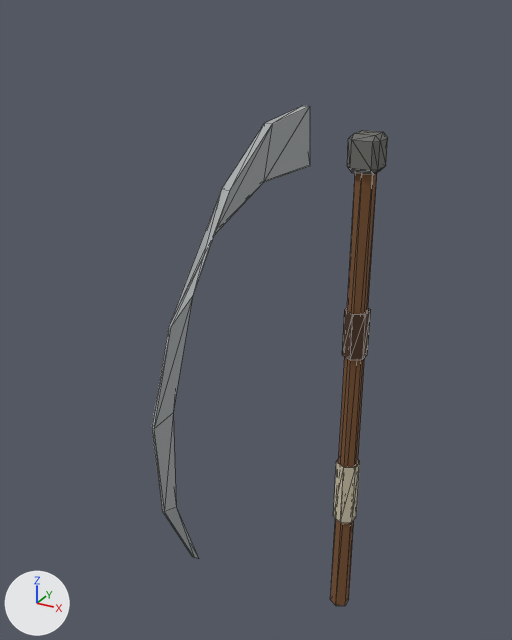
The glTF model frontend/public/zumbi/models/foice.glb as it was, and as the next commit left it.
Rendered twice from a 50 mm lens placed at (0.451, -1.239, 1.009), pointed at (-0.077, -0.279, 0.529). The lights are fixed; the arrows at lower left show +X, +Y and +Z. The first picture is the older version. Mesh edges are drawn as thin lines. Vertices at exactly the same position are counted once.

Names of what the first picture shows: 'foice.001'.
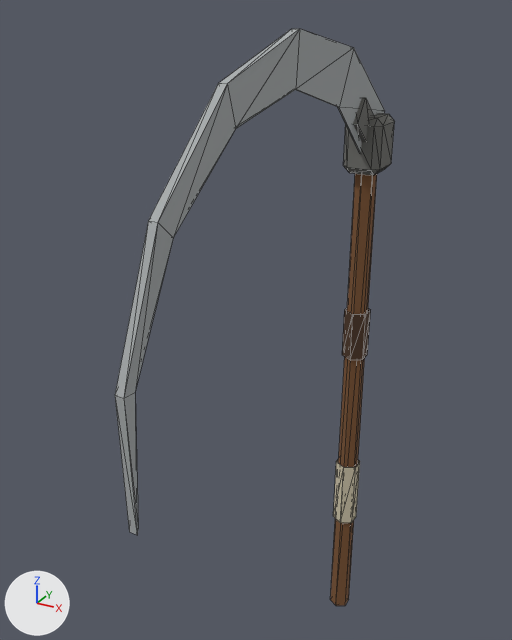
Where the change shows, as pixel boxes [x1, y1, x2, y2] in the pictures (512 x 640 px):
'foice.001', reshaped (19% wider, 15% taller): before [152, 106, 388, 606]; after [115, 29, 395, 606]
part 1 of me_foice_malha, rebuilt (70% wider, 12% taller): before [152, 106, 310, 558]; after [115, 29, 385, 535]
part 2 of me_foice_malha, rebuilt (26% wider, 37% taller): before [347, 130, 388, 175]; after [343, 113, 395, 175]
part 3 of me_foice_malha, added: after [353, 98, 374, 142]

The change, as a diff of the scene's bpy script:
```diff
--- a/frontend/public/zumbi/models/foice.glb.py
+++ b/frontend/public/zumbi/models/foice.glb.py
@@ me_foice_malha @@
 # used by ob_foice_001; location = (0.0, 0.0, 0.0)
 # verts and faces of me_foice_malha; kept vertices keep their numbers, new ones are numbered from 88
-me_foice_malha.from_pydata(...)  # 88 vertices, 140 faces; spans x -0.03..0.03, y -0.672..0.03, z -0.3..0.88
+me_foice_malha.from_pydata(...)  # 96 vertices, 152 faces; spans x -0.035..0.035, y -0.725..0.063, z -0.3..0.984
+# me_foice_malha part 1: the loose piece of 28 vertices spanning x -0.006..0.006, y -0.672..-0.253, z 0.303..0.88 is rebuilt with 28 vertices and now spans x -0.006..0.006, y -0.725..0.063, z 0.438..0.984
+# me_foice_malha part 2: the loose piece of 24 vertices spanning x -0.03..0.03, y -0.03..0.03, z 0.735..0.805 is rebuilt with 24 vertices and now spans x -0.035..0.035, y -0.038..0.047, z 0.735..0.835
+# me_foice_malha part 3
+verts[88] = (-0.011, -0.085, 0.831)  # pixel (345, 123)
+verts[89] = (-0.011, -0.054, 0.87)
+verts[90] = (-0.011, -0.006, 0.77)
+verts[91] = (-0.011, 0.025, 0.809)
+for new, old in zip([*range(92, 96)], [*range(88, 92)]): verts[new] = verts[old] + (0.022, 0.0, 0.0)
+faces += [(88, 89, 91), (88, 91, 90), (90, 91, 95), (90, 95, 94), (93, 94, 95), (92, 94, 93)]
+faces += [(89, 92, 93), (88, 92, 89), (90, 94, 92), (88, 90, 92), (89, 95, 91), (89, 93, 95)]
 me_foice_malha.materials.append(mat_vc)
```
